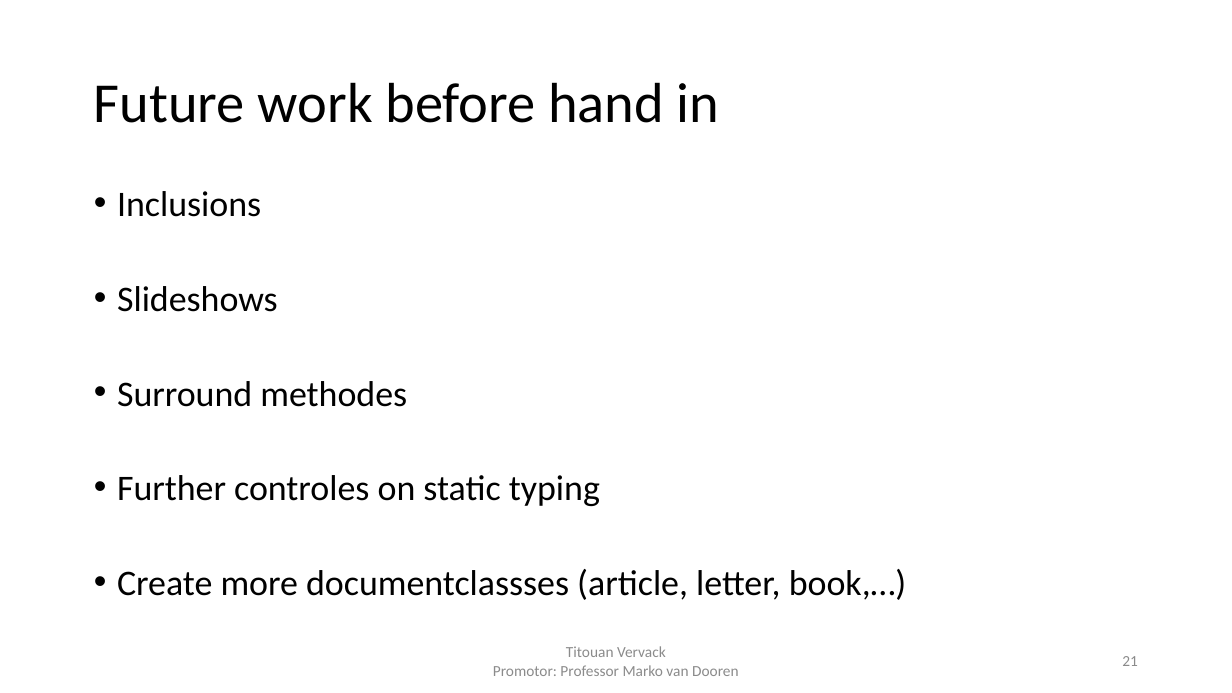
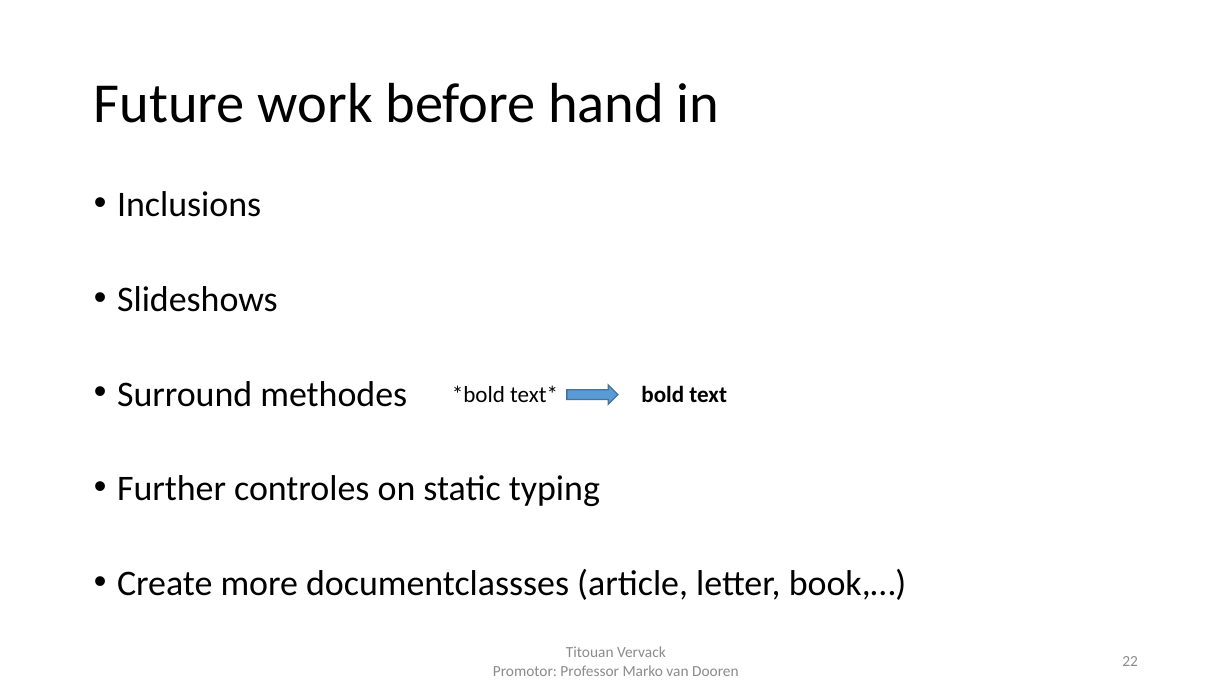
Before and after one commit to FlashYoshi/neio, a slide deck: slide 22 of presentation/Intermediate Presentation.pptx (slide 21 before the commit). Drawn at 1232x693 pixels with LibreOffice and Linux fonts; fonts in the diff are those of the drawing. Boxes give left, top, right and bottom in pixels: in the first picture for what was removed or moved away, otherwise in the second. Text is boxed around its words. In the diff, an @@ line names an element or a change of style, - is before the commit and + after.

```diff
--- a/presentation/Intermediate Presentation.pptx
+++ b/presentation/Intermediate Presentation.pptx
@@ text added at <box>452,385,558,402</box>, 18 pt, text #000000 @@
+*bold text*
@@ right arrow added at <box>567,385,618,405</box>, fill #5B9BD5, outline #43739E 1 pt @@
@@ text added at <box>641,385,727,402</box>, 18 pt, text #000000, bold @@
+bold text
@@ page number at <box>1122,656,1138,666</box>: text changed @@
-21
+22
```
Also in this commit, not shown: 12 other slides changed, 1 slide added, 6 other files.
